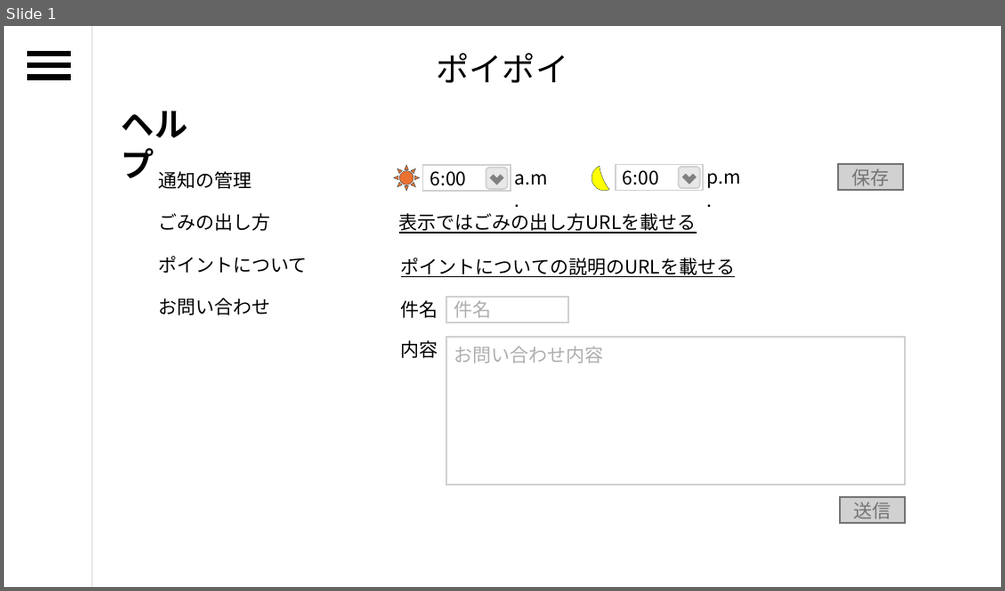
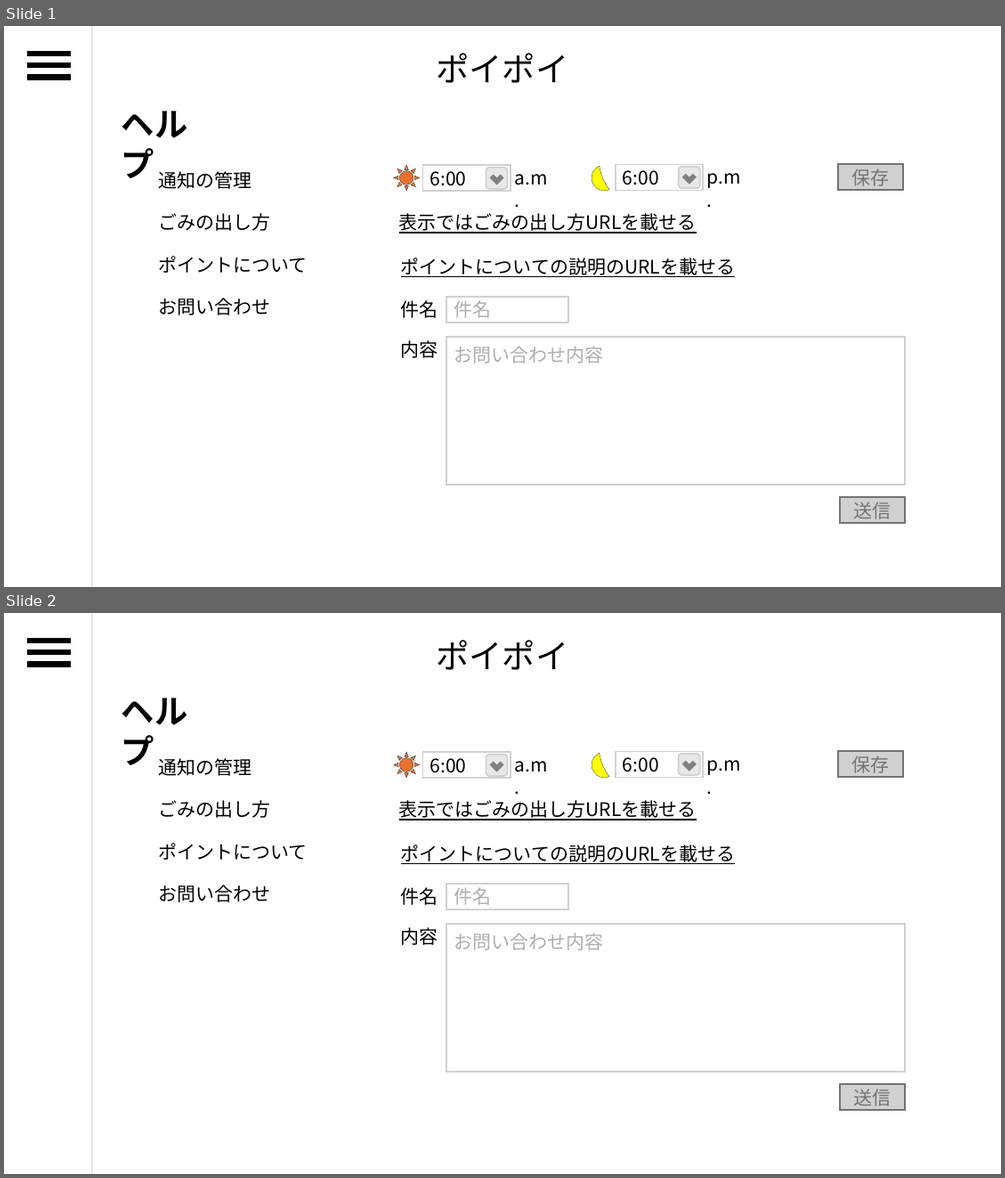
Before and after one commit to plusdojo2025/F3, a slide deck: documents/大坂_ヘルプ画面.pptx. Shown one above the other, each under a label of ours: slide 1 before the commit, slides 1 and 2 after it. The pictures are 1005x591 and 1005x1178 pixels, drawn with LibreOffice and Linux fonts; fonts in the diff are those of the drawing. Boxes give left, top, right and bottom in pixels: in the first picture for what was removed or moved away, otherwise in the second. Text is boxed around its words. In the diff, an @@ line names an element or a change of style, - is before the commit and + after.

```diff
--- a/documents/大坂_ヘルプ画面.pptx
+++ b/documents/大坂_ヘルプ画面.pptx
@@ slide 1 added at box(4, 26, 1001, 587), background #FFFFFF @@
@@ rectangle added at box(28, 52, 70, 55), fill #000000, outline #000000 1.5 pt @@
@@ line added from (92, 26) to (92, 587), #E8E8E8 1.5 pt @@
@@ rectangle added at box(28, 63, 70, 67), fill #000000, outline #000000 1.5 pt @@
@@ rectangle added at box(28, 75, 70, 79), fill #000000, outline #000000 1.5 pt @@
@@ text added at box(436, 53, 568, 83), 32 pt, text #000000 @@
+ポイポイ
@@ text added at box(121, 111, 188, 178), 32 pt, text #000000, bold @@
+ヘルプ
@@ text added at box(159, 171, 252, 189), 18 pt, text #000000 @@
+通知の管理
@@ sun added at box(394, 165, 420, 192), fill #E97132, outline #0B3041 0.25 pt @@
@@ rectangle added at box(423, 165, 510, 192), fill #FFFFFF, outline #D1D1D1 1.5 pt, 18 pt, text #000000 @@
+6:00
@@ rounded rectangle added at box(486, 168, 508, 189), fill #E8E8E8, outline #D1D1D1 1.5 pt @@
@@ corner added at box(489, 170, 504, 185), fill #808080 @@
@@ text added at box(515, 174, 548, 185), 18 pt, text #000000 @@
+a.m.
@@ moon added at box(587, 166, 609, 194), fill #FFFF00, outline #0B3041 0.25 pt @@
@@ rectangle added at box(615, 164, 704, 191), fill #FFFFFF, outline #D1D1D1 1.5 pt, 18 pt, text #000000 @@
+6:00
@@ rounded rectangle added at box(679, 167, 700, 188), fill #E8E8E8, outline #D1D1D1 1.5 pt @@
@@ corner added at box(682, 169, 697, 184), fill #808080 @@
@@ text added at box(707, 173, 741, 188), 18 pt, text #000000 @@
+p.m.
@@ rectangle added at box(839, 164, 904, 191), fill #D1D1D1, outline #747474 1.5 pt, 18 pt, text #747474 @@
+保存
@@ text added at box(158, 213, 270, 231), 18 pt, text #000000 @@
+ごみの出し方
@@ text added at box(399, 213, 696, 233), 18 pt, text #000000, underline @@
+表示ではごみの出し方URLを載せる
@@ text added at box(158, 256, 307, 273), 18 pt, text #000000 @@
+ポイントについて
@@ text added at box(401, 257, 735, 277), 18 pt, text #000000, underline @@
+ポイントについての説明のURLを載せる
@@ text added at box(158, 297, 270, 315), 18 pt, text #000000 @@
+お問い合わせ
@@ text added at box(401, 300, 438, 318), 18 pt, text #000000 @@
+件名
@@ rectangle added at box(446, 297, 568, 323), fill #FFFFFF, outline #D1D1D1 1.5 pt, 18 pt, text #AEAEAE @@
+件名
@@ text added at box(401, 340, 438, 358), 18 pt, text #000000 @@
+内容
@@ rectangle added at box(446, 338, 905, 485), fill #FFFFFF, outline #D1D1D1 1.5 pt, 18 pt, text #AEAEAE @@
+お問い合わせ内容
@@ rectangle added at box(840, 497, 905, 524), fill #D1D1D1, outline #747474 1.5 pt, 18 pt, text #747474 @@
+送信
@@ what was slide 1 is now slide 2 @@
```
Also in this commit, not shown: 3 other files.
